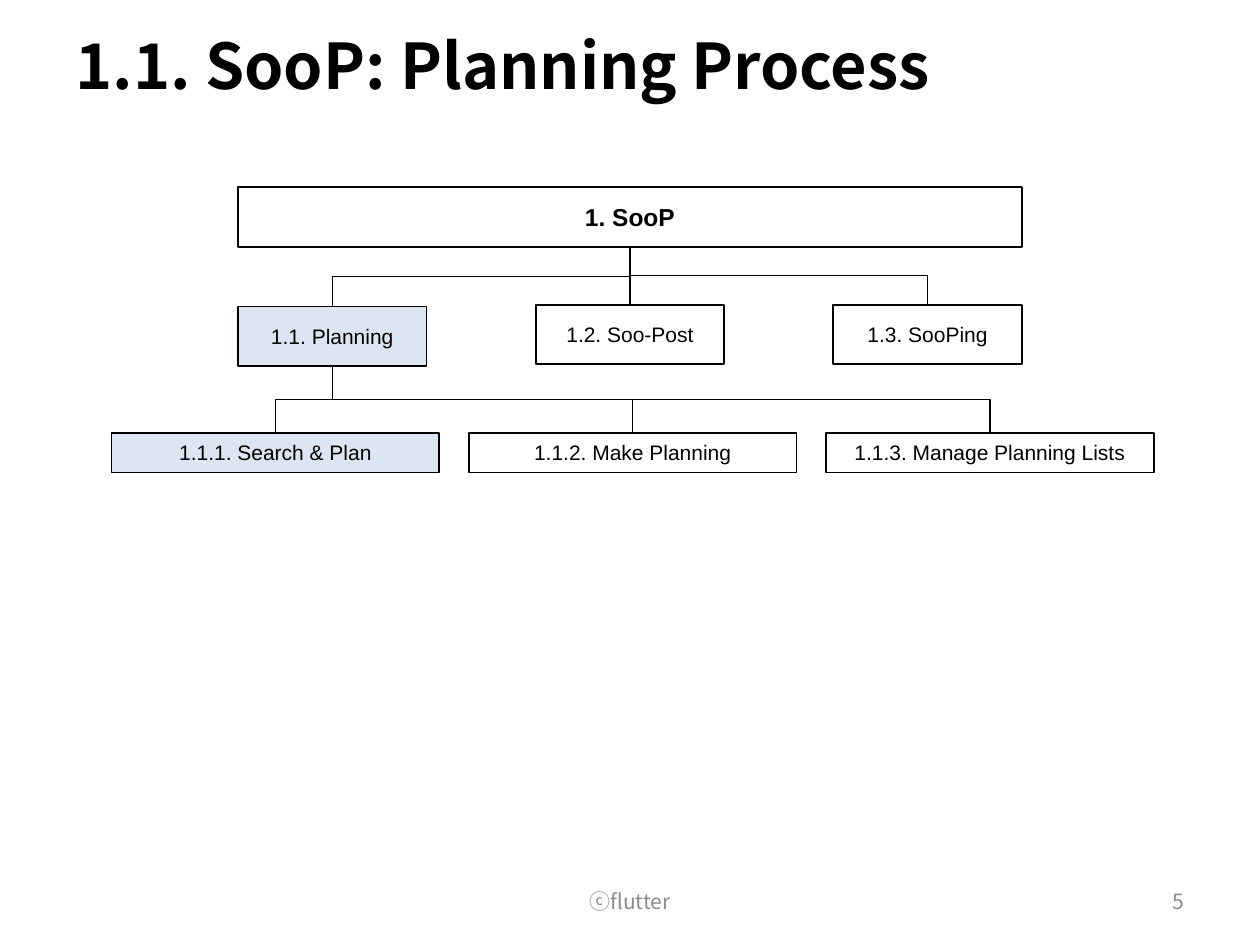
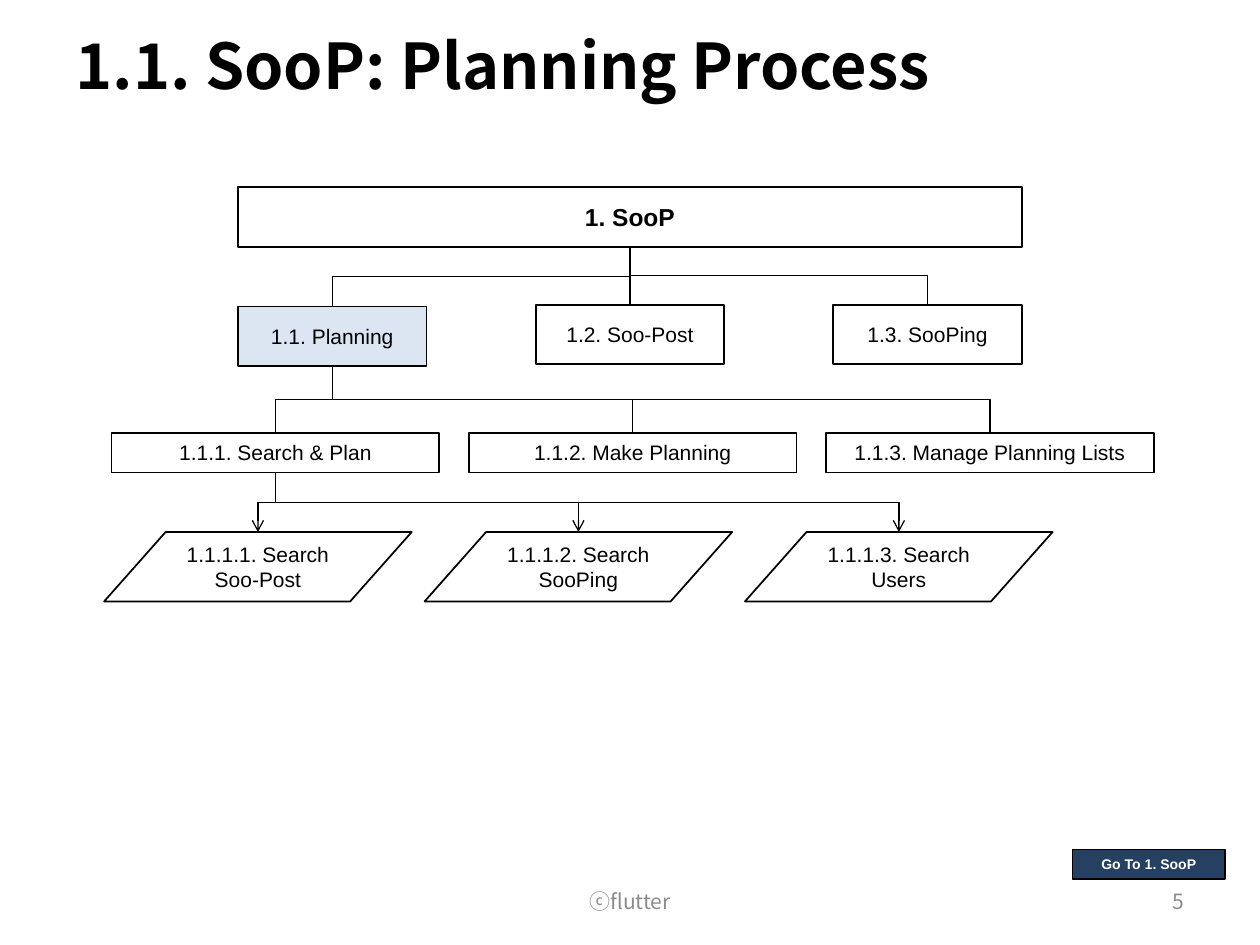
Before and after one commit to wooramc/soop_rep, a slide deck: slide 5 of flutter_process.pptx. Drawn at 1260x945 pixels with LibreOffice and Linux fonts; fonts in the diff are those of the drawing. Boxes give left, top, right and bottom in pixels: in the first picture for what was removed or moved away, otherwise in the second. Text is boxed around its words. In the diff, an @@ line names an element or a change of style, - is before the commit and + after.

Commit message:
process_hyperlink

```diff
--- a/flutter_process.pptx
+++ b/flutter_process.pptx
@@ rectangle "1.1.1. Search & Plan" at (112, 433, 440, 472): fill #DCE6F2 to none @@
@@ elbow arrow added from (276, 472) to (258, 532), #000000 0.75 pt @@
@@ elbow arrow added from (276, 472) to (578, 532), #000000 0.75 pt @@
@@ elbow arrow added from (276, 472) to (898, 532), #000000 0.75 pt @@
@@ flow chart input output added at (105, 532, 412, 601), outline #000000 1 pt, 12 pt, text #000000 @@
+1.1.1.1. Search Soo-Post
@@ flow chart input output added at (425, 532, 732, 601), outline #000000 1 pt, 12 pt, text #000000 @@
+1.1.1.2. Search SooPing
@@ flow chart input output added at (745, 532, 1052, 601), outline #000000 1 pt, 12 pt, text #000000 @@
+1.1.1.3. Search Users
@@ rectangle added at (1072, 849, 1225, 879), fill #254061, outline #000000 1 pt, 8 pt, text #FFFFFF, bold @@
+Go To 1. SooP
```
Also in this commit, not shown: 15 other slides changed, 2 slides added.
